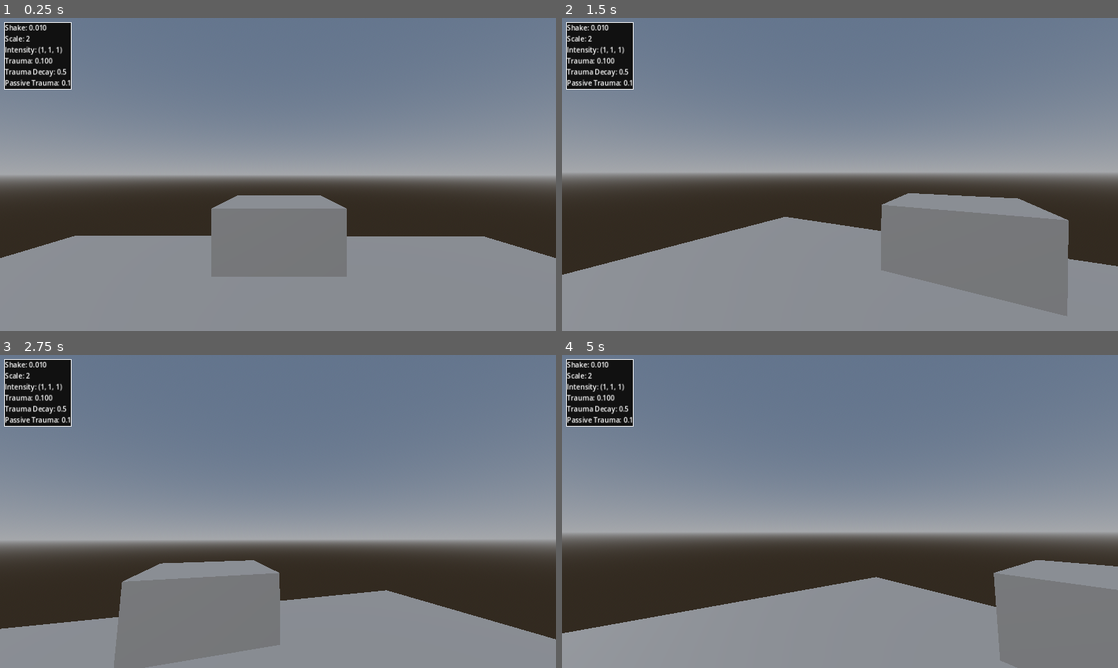
Above: before the commit, frames 1-4 (two rows, left to right).
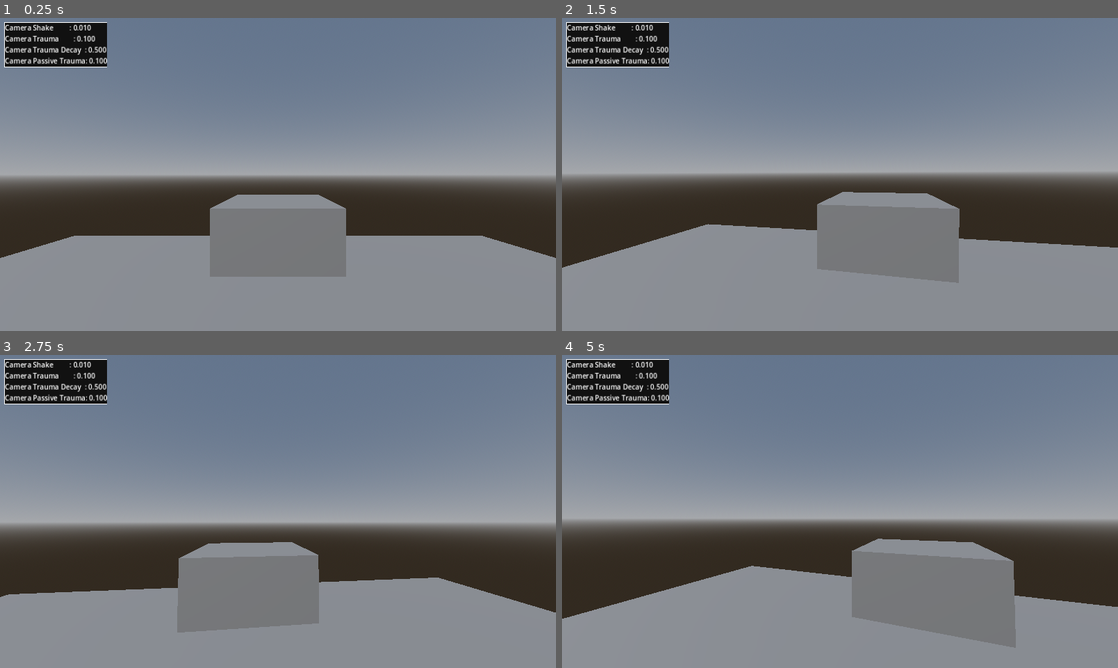
Above: after the commit, the same moments.

Repository: m-sef/godot-3d-camera-shake
Game: Godot game, scene res://main.tscn
Same seed, same stepped clock (60 frames per second), same inputs: the game is played once before the commit and once after it.
Inputs (mouse positions are in pixels of both pictures, inside the frame that each line leads up to):
- Up to frame 1 (0.25 s): no input
- Up to frame 2 (1.5 s): tap Enter (ui_accept) at 0.5, 0.77 s; move the mouse to (867, 174) at 0.52 s; move the mouse to (812, 174) at 1.27 s
- Up to frame 3 (2.75 s): tap Enter (ui_accept) at 1.52 s; move the mouse to (289, 505) at 2.02 s
- Up to frame 4 (5 s): move the mouse to (834, 517) at 2.77 s; tap Enter (ui_accept) at 3.02, 3.77, 4.52 s; move the mouse to (878, 514) at 3.52 s; move the mouse to (795, 508) at 4.27 s

The runs differ from the first frame. In frame 1, 2.5% of the frame differs, in the area x 0-100%, y 1-83%; in frame 2, 14%; in frame 3, 24%; in frame 4, 25%, in the area x 0-100%, y 1-96%.

Commit message:
Updated Style + Changed Functionality

Diff:
--- a/camera.gd
+++ b/camera.gd
@@ -1,39 +1,36 @@
-class_name Camera3DShake
+class_name ShakyCamera3D
 extends Camera3D
 
+#region Constants
 enum ShakeScale {
 	LINEAR = 1,
 	SQUARED = 2,
 	CUBED = 3
 }
 
-#region Constants
 const MIN_TRAUMA : float = 0.0
 const MAX_TRAUMA : float = 1.0
-const MIN_MOUSE_SENSITIVITY : float = 0.0
-const MAX_MOUSE_SENSITIVITY : float = 1.0
-const MIN_FOLLOW_WEIGHT : float = 0.001
 const MIN_SHAKE : float = 0.0
 const MAX_SHAKE : float = 1.0
+const LERP_WEIGHT : float = 10.0
+## It would be very, very awesome if this was in Godot by default.
 const UINT_MAX : int = 0x7fffffff
 #endregion
+
 #region Exports
 @export var shake_scale : ShakeScale = ShakeScale.CUBED
 
-@export var intensity : Vector3 = Vector3.ONE :
+@export_range(0.0, 100.0, 0.01) var shake_speed : float = 1.0;
+
+@export var shake_intensity : Vector3 = Vector3.ONE :
 	set = set_shake_intensity, get = get_shake_intensity
 
 @export_range(MIN_TRAUMA, MAX_TRAUMA, 0.01) var trauma_decay : float = 0.5 :
 	set = set_trauma_decay, get = get_trauma_decay
 
 @export_range(MIN_TRAUMA, MAX_TRAUMA, 0.01) var passive_trauma : float = 0.0
+#endregion
 
-@export_range(MIN_MOUSE_SENSITIVITY, MAX_MOUSE_SENSITIVITY) var mouse_sensitivity : float = 0.01 :
-	set = set_mouse_sensitivity, get = get_mouse_sensitivity
-
-@export var follow_weight : float = 10.0 :
-	set = set_follow_weight, get = get_follow_weight
-#endregion
 #region Public Variables
 var target_fov : float = fov :
 	set = set_target_fov, get = get_target_fov
@@ -44,94 +41,87 @@
 var shake : float = 0.0 :
 	set = set_shake, get = get_shake
 #endregion
+
 #region Private Variables
 @onready var _trauma : float = passive_trauma
 @onready var _noise : FastNoiseLite = FastNoiseLite.new()
 #endregion
-#region Set Functions
+
+#region Set/Get Functions
 func set_shake_intensity(value : Vector3) -> void:
-	intensity = value
+	shake_intensity = value
+
 
 func set_trauma_decay(value : float) -> void:
 	trauma_decay = clampf(value, MIN_TRAUMA, MAX_TRAUMA)
 
-func set_mouse_sensitivity(value : float) -> void:
-	mouse_sensitivity = clampf(value, MIN_MOUSE_SENSITIVITY, MAX_MOUSE_SENSITIVITY)
-
-func set_follow_weight(value : float) -> void:
-	follow_weight = maxf(MIN_FOLLOW_WEIGHT, value)
 
 func set_target_fov(value : float) -> void:
 	target_fov = value
 
+
 func set_target_rotation(value : Vector3) -> void:
 	target_rotation = value
 
+
 func set_shake(value : float):
 	shake = clampf(value, MIN_SHAKE, MAX_SHAKE)
-#endregion
-#region Get Functions
+
+
 func get_shake_intensity() -> Vector3:
-	return intensity
+	return shake_intensity
+
 
 func get_trauma_decay() -> float:
 	return trauma_decay
 
-func get_mouse_sensitivity() -> float:
-	return mouse_sensitivity
-
-func get_follow_weight() -> float:
-	return follow_weight
 
 func get_target_fov() -> float:
 	return target_fov
 
+
 func get_target_rotation() -> Vector3:
 	return target_rotation
+
 
 func get_shake() -> float:
 	return shake
 #endregion
 
+func _ready() -> void:
+	## HACK Applying a bitmask to the seed to prevent it from being a negative value
+	## When the seed is negative, the camera shake acts unpredictably
+	_noise.set_seed(randi() % UINT_MAX)
+	_noise.set_noise_type(FastNoiseLite.TYPE_PERLIN)
+
+
+func _physics_process(delta : float) -> void:
+	if _trauma:
+			_trauma = maxf(_trauma - trauma_decay * delta, passive_trauma)
+			_camera_shake()
+
+	## Clamp the camera's x rotation to be within the range -90° to 90°
+	target_rotation.x = clamp(target_rotation.x, -PI/2, PI/2)
+
+	## Gradually reset the camera's z rotation
+	target_rotation.z = lerpf(target_rotation.z, 0.0, LERP_WEIGHT * delta)
+	rotation = lerp(rotation, target_rotation, LERP_WEIGHT * delta)
+	fov = lerp(fov, target_fov, 10.0 * delta)
+
+
 func add_trauma(amount : float) -> void:
 	_trauma = minf(_trauma + amount, MAX_TRAUMA)
+
 
 func clear_trauma() -> void:
 	_trauma = passive_trauma
 
+
 func _camera_shake() -> void:
 	shake = pow(_trauma, shake_scale)
 
-	var tick : int = Time.get_ticks_msec()
+	var tick : int = Time.get_ticks_msec() * shake_speed
 
-	target_rotation.x += (shake * _noise.get_noise_2d(_noise.seed * 1, tick) * intensity.x)
-	target_rotation.y += (shake * _noise.get_noise_2d(_noise.seed * 2, tick) * intensity.y)
-	target_rotation.z += (shake * _noise.get_noise_2d(_noise.seed * 3, tick) * intensity.z)
-
-func _ready() -> void:
-	randomize()
-	# HACK Applying a bitmask to the seed to prevent it from being a negative value
-	# When the seed is negative, the camera shake acts unpredictably
-	_noise.set_seed(randi() % UINT_MAX)
-	_noise.set_noise_type(FastNoiseLite.TYPE_PERLIN)
-
-	Input.set_mouse_mode(Input.MOUSE_MODE_CAPTURED)
-
-func _unhandled_input(event : InputEvent) -> void:
-	if event is InputEventMouseMotion:
-		target_rotation.x += -event.relative.y * mouse_sensitivity
-		target_rotation.y += -event.relative.x * mouse_sensitivity
-
-func _physics_process(delta : float) -> void:
-	if _trauma:
-		_trauma = maxf(_trauma - trauma_decay * delta, passive_trauma)
-		_camera_shake()
-
-	# Clamp the camera's x rotation to be within the range -90° to 90°
-	target_rotation.x = clamp(target_rotation.x, -PI/2, PI/2)
-
-	# Gradually reset the camera's z rotation
-	target_rotation.z = lerpf(target_rotation.z, 0.0, follow_weight * delta)
-
-	rotation = lerp(rotation, target_rotation, follow_weight * delta)
-	fov = lerp(fov, target_fov, 10.0 * delta)
+	rotation.x += (shake * _noise.get_noise_2d(_noise.seed * 1, tick) * shake_intensity.x)
+	rotation.y += (shake * _noise.get_noise_2d(_noise.seed * 2, tick) * shake_intensity.y)
+	rotation.z += (shake * _noise.get_noise_2d(_noise.seed * 3, tick) * shake_intensity.z)
--- a/main.gd
+++ b/main.gd
@@ -1,10 +1,16 @@
 extends Node3D
 
+const MOUSE_SENSITIVITY : float = 0.004
+
 @onready var debug_label : Label = $Control/MarginContainer/VBoxContainer/HBoxContainer/Label
+@onready var camera : ShakyCamera3D = $Camera3D
 
-@onready var camera : Camera3DShake = $Camera3D
 
-func _unhandled_input(event):
+func _ready() -> void:
+	Input.set_mouse_mode(Input.MOUSE_MODE_CAPTURED)
+
+
+func _unhandled_input(event : InputEvent):
 	if event.is_action_pressed("ui_cancel"):
 		get_tree().quit()
 
@@ -14,13 +20,16 @@
 		if event.button_index == MOUSE_BUTTON_WHEEL_DOWN:
 			camera.target_fov += 4
 
-func _process(delta) -> void:
+	if event is InputEventMouseMotion:
+		camera.target_rotation.x += -event.relative.y * MOUSE_SENSITIVITY
+		camera.target_rotation.y += -event.relative.x * MOUSE_SENSITIVITY
+
+
+func _process(delta : float) -> void:
 	if Input.is_action_pressed("ui_accept"):
 		camera.add_trauma(1.0 * delta)
 
-	debug_label.text = "Shake: " + str(camera.get_shake()).pad_decimals(3)
-	debug_label.text += "\nScale: " + str(camera.shake_scale)
-	debug_label.text += "\nIntensity: " + str(camera.intensity)
-	debug_label.text += "\nTrauma: " + str(camera._trauma).pad_decimals(3)
-	debug_label.text += "\nTrauma Decay: " + str(camera.trauma_decay)
-	debug_label.text += "\nPassive Trauma: " + str(camera.passive_trauma)
+	debug_label.text =  "Camera Shake         : %s\n" % str(camera.get_shake()).pad_decimals(3)
+	debug_label.text += "Camera Trauma        : %s\n" % str(camera._trauma).pad_decimals(3)
+	debug_label.text += "Camera Trauma Decay  : %s\n" % str(camera.trauma_decay).pad_decimals(3)
+	debug_label.text += "Camera Passive Trauma: %s\n" % str(camera.passive_trauma).pad_decimals(3)
--- a/project.godot
+++ b/project.godot
@@ -12,7 +12,7 @@
 
 config/name="CameraShake"
 run/main_scene="res://main.tscn"
-config/features=PackedStringArray("4.2", "Forward Plus")
+config/features=PackedStringArray("4.3", "Forward Plus")
 
 [display]
 
@@ -24,9 +24,9 @@
 
 ui_accept={
 "deadzone": 0.5,
-"events": [Object(InputEventKey,"resource_local_to_scene":fa …(174 unchanged characters)… l_keycode":0,"key_label":0,"unicode":0,"echo":false,"script":null)
-, Object(InputEventKey,"resource_local_to_scene":false,"reso …(165 unchanged characters)… l_keycode":0,"key_label":0,"unicode":0,"echo":false,"script":null)
-, Object(InputEventKey,"resource_local_to_scene":false,"resource_name":"","device":0,"window_id":0,"alt_pressed":false,"shift_pressed":false,"ctrl_pressed":false,"meta_pressed":false,"pressed":false,"keycode":32,"physical_keycode":0,"key_label":0,"unicode":32,"echo":false,"script":null)
+"events": [Object(InputEventKey,"resource_local_to_scene":fa …(174 unchanged characters)… l_keycode":0,"key_label":0,"unicode":0,"location":0,"echo":false,"script":null)
+, Object(InputEventKey,"resource_local_to_scene":false,"reso …(165 unchanged characters)… l_keycode":0,"key_label":0,"unicode":0,"location":0,"echo":false,"script":null)
+, Object(InputEventKey,"resource_local_to_scene":false,"resource_name":"","device":0,"window_id":0,"alt_pressed":false,"shift_pressed":false,"ctrl_pressed":false,"meta_pressed":false,"pressed":false,"keycode":32,"physical_keycode":0,"key_label":0,"unicode":32,"location":0,"echo":false,"script":null)
 , Object(InputEventMouseButton,"resource_local_to_scene":false,"resource_name":"","device":-1,"window_id":0,"alt_presse …(244 unchanged characters)…
 ]
 }
Binary file added: texture.png
